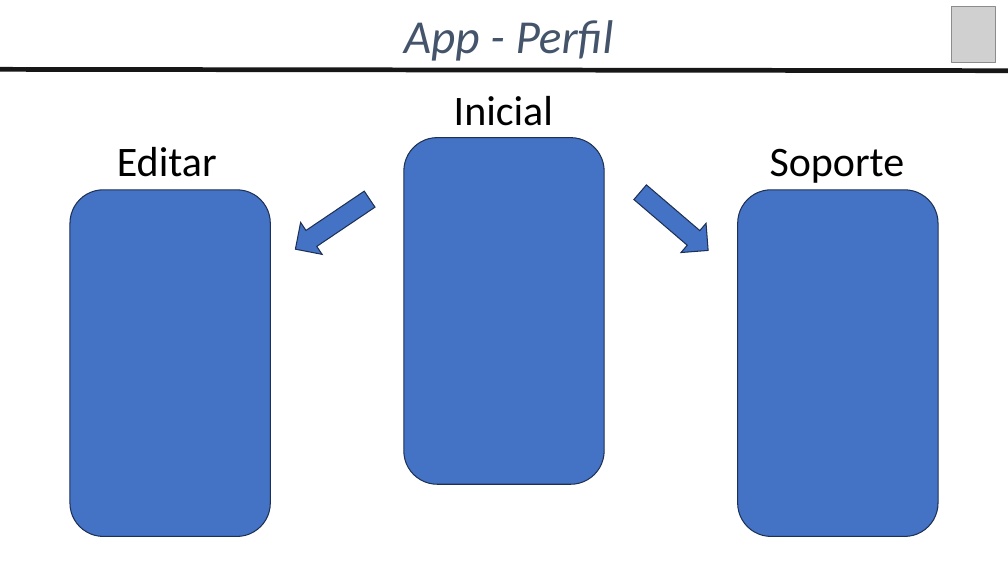
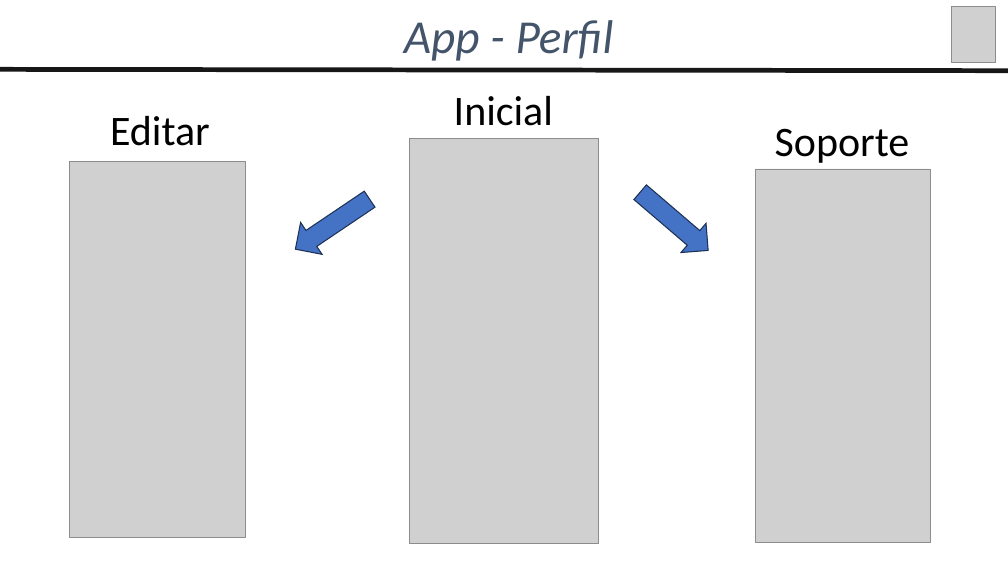
Before and after one commit to agchivite/Wewiza, a slide deck: slide 15 of 02_Documentacion/Presentacion_Wewiza.pptx. Drawn at 1008x567 pixels with LibreOffice and Linux fonts; fonts in the diff are those of the drawing; grey boxes stand for pictures. Boxes give left, top, right and bottom in pixels: in the first picture for what was removed or moved away, otherwise in the second. Text is boxed around its words. In the diff, an @@ line names an element or a change of style, - is before the commit and + after.

```diff
--- a/02_Documentacion/Presentacion_Wewiza.pptx
+++ b/02_Documentacion/Presentacion_Wewiza.pptx
@@ text "Editar": place and size @@
-text "Editar" at <box>117,147,217,177</box>
+text "Editar" at <box>110,116,210,146</box>
@@ text "Soporte": place and size @@
-text "Soporte" at <box>770,148,905,183</box>
+text "Soporte" at <box>775,128,910,163</box>
@@ rounded rectangle removed at <box>404,138,604,484</box> @@
@@ picture added at <box>410,138,599,543</box> @@
@@ picture added at <box>70,162,246,538</box> @@
@@ picture added at <box>755,169,930,543</box> @@
@@ rounded rectangle removed at <box>70,190,271,536</box> @@
@@ rounded rectangle removed at <box>738,190,938,536</box> @@
```
Also in this commit, not shown: 4 other slides changed.
